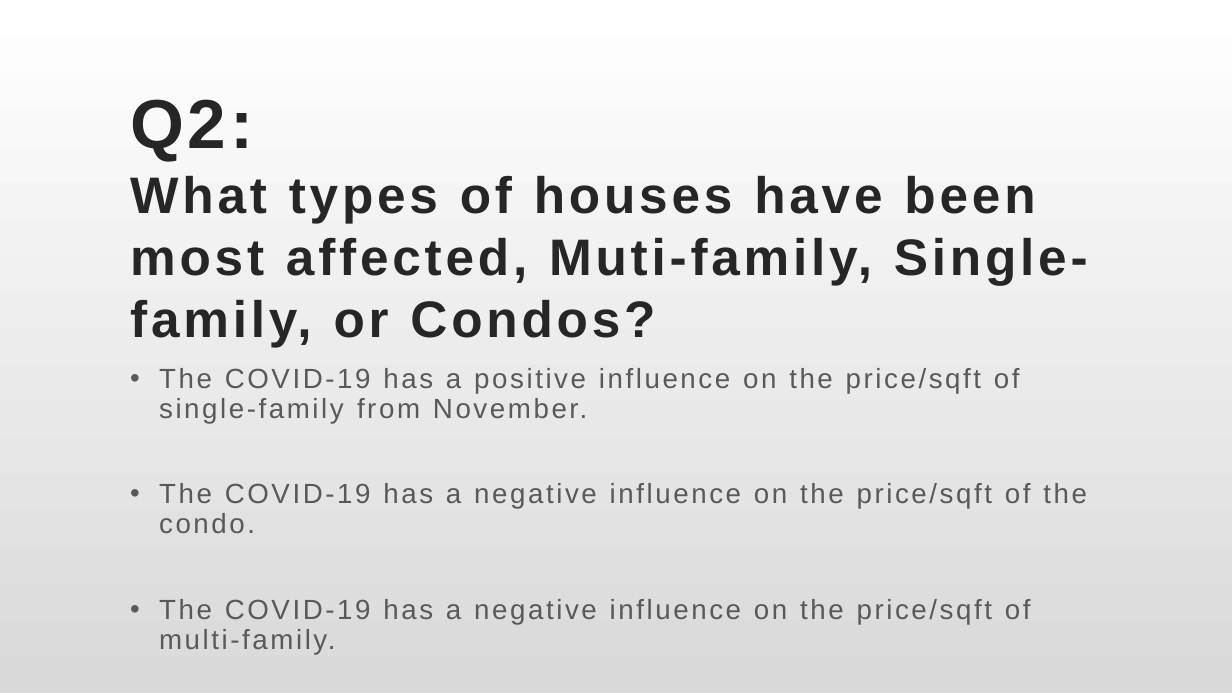
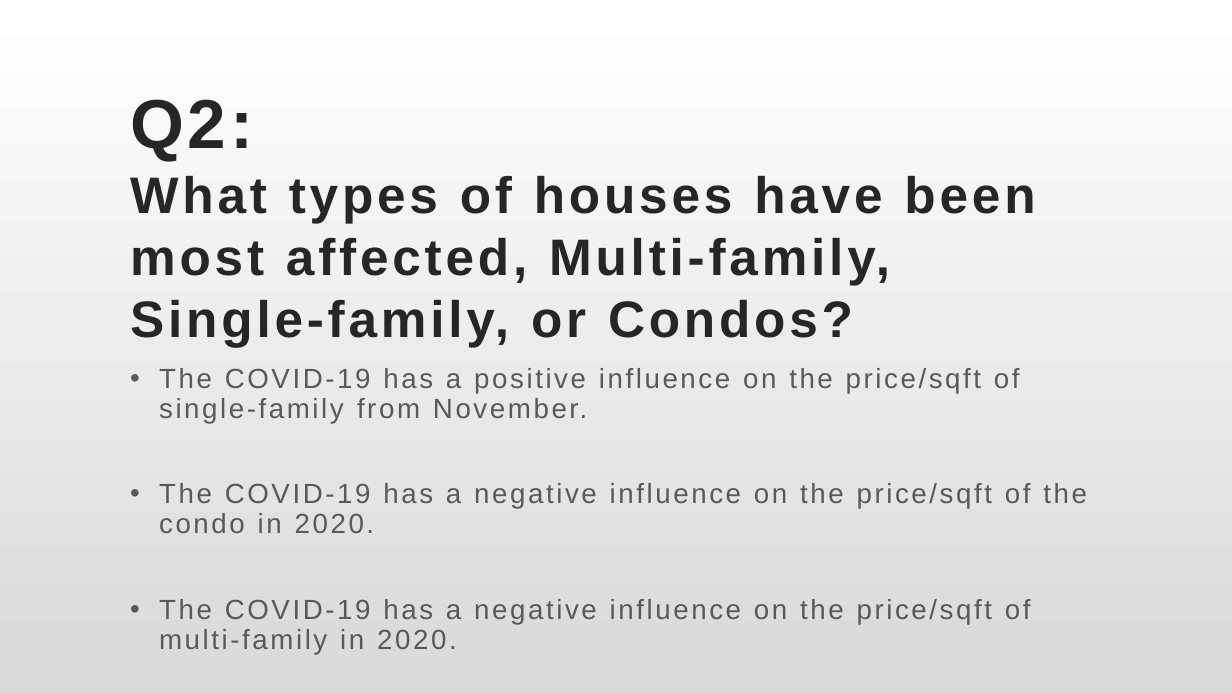
Before and after one commit to Yuehao-Wang/AIM-5001, a slide deck: slide 9 of Y_Wang_Final_Project_Presentation.pptx. Drawn at 1232x693 pixels with LibreOffice and Linux fonts; fonts in the diff are those of the drawing. Boxes give left, top, right and bottom in pixels: in the first picture for what was removed or moved away, otherwise in the second. Text is boxed around its words. In the diff, an @@ line names an element or a change of style, - is before the commit and + after.

```diff
--- a/Y_Wang_Final_Project_Presentation.pptx
+++ b/Y_Wang_Final_Project_Presentation.pptx
@@ title at (130, 99, 1035, 347): text changed @@
-Q2:
-What types of houses have been most affected, Muti-family, Single-family, or Condos?
+Q2:
+What types of houses have been most affected, Multi-family, Single-family, or Condos?
@@ subtitle at (159, 483, 1087, 654): text changed @@
-• The COVID-19 has a negative influence on the price/sqft of the condo.
-• The COVID-19 has a negative influence on the price/sqft of multi-family.
+• The COVID-19 has a negative influence on the price/sqft of the condo in 2020.
+• The COVID-19 has a negative influence on the price/sqft of multi-family in 2020.
```
Also in this commit, not shown: 3 other slides changed.
